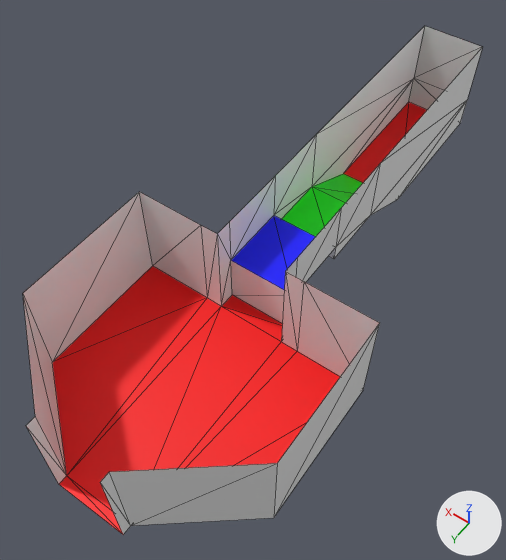
The glTF model Voronomir/Assets/Modelos/Mundos/M1E1/Sala0.glb as it was, and as the next commit left it.
Camera for both pictures: a camera (50 mm lens) standing at (-12.7, 18.5, 31.5) and looking at (1.0, -0.6, 1.4). Lighting does not change. The marker at lower right points along +X, +Y and +Z. Mesh edges are drawn as thin lines. Vertices at the same position are counted once.

Objects in the first picture: 'Sala0'.
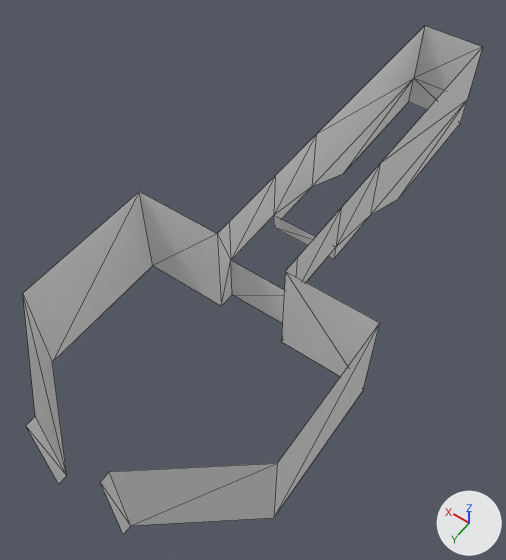
Pixel boxes [x1, y1, x2, y2] of what changed, in the pictures (506 x 560 px):
```json
{"part": 1, "of": "me_sala0", "change": "cut back", "before": [52, 102, 427, 534], "after": [140, 192, 379, 377]}
```

The change, as JSON lines over the scene's bpy script:
```json
{"block": "me_sala0", "where": "# used by ob_sala0; location = (0.0, 0.0, 0.0)"}
{"op": "remove", "block": "me_sala0", "code": "me_sala0.from_pydata(...)  # 48 vertices, 72 faces; spans x -7.0..7.0, y -21.0..13.5, z 0.0..6.0"}
{"op": "add", "block": "me_sala0", "code": "me_sala0.from_pydata(...)  # 44 vertices, 48 faces; spans x -7.0..7.0, y -21.0..13.5, z 0.0..6.0"}
{"block": "me_sala0", "change": "me_sala0 part 1"}
{"block": "me_sala0", "change": "4 vertices are removed from x -3.0..3.0, y 1.0, z 0.0..6.0"}
{"block": "me_sala0", "change": "28 faces are deleted"}
{"block": "me_sala0", "change": "4 new faces join them"}
{"op": "remove", "block": "me_sala0", "code": "me_sala0.materials.append(mat_piso0)  # red #ff0000"}
{"op": "remove", "block": "me_sala0", "code": "me_sala0.materials.append(mat_piso1)  # green #00ff00"}
{"op": "remove", "block": "me_sala0", "code": "me_sala0.materials.append(mat_piso2)  # blue #0000ff"}
```
